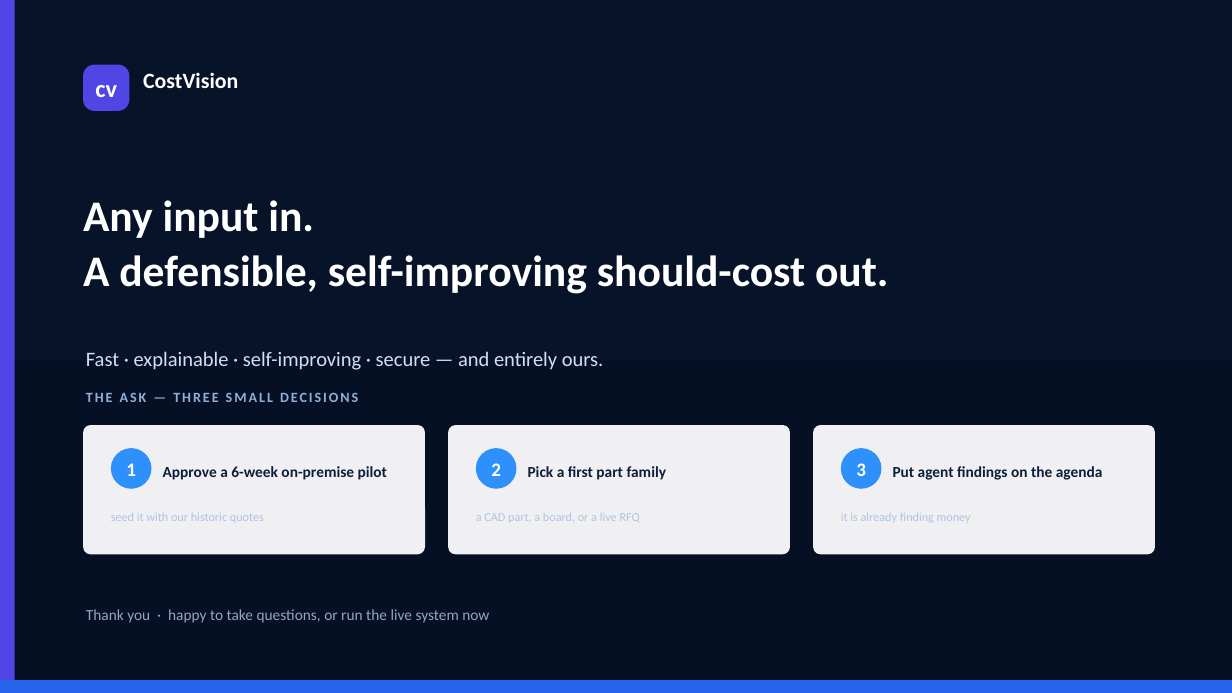
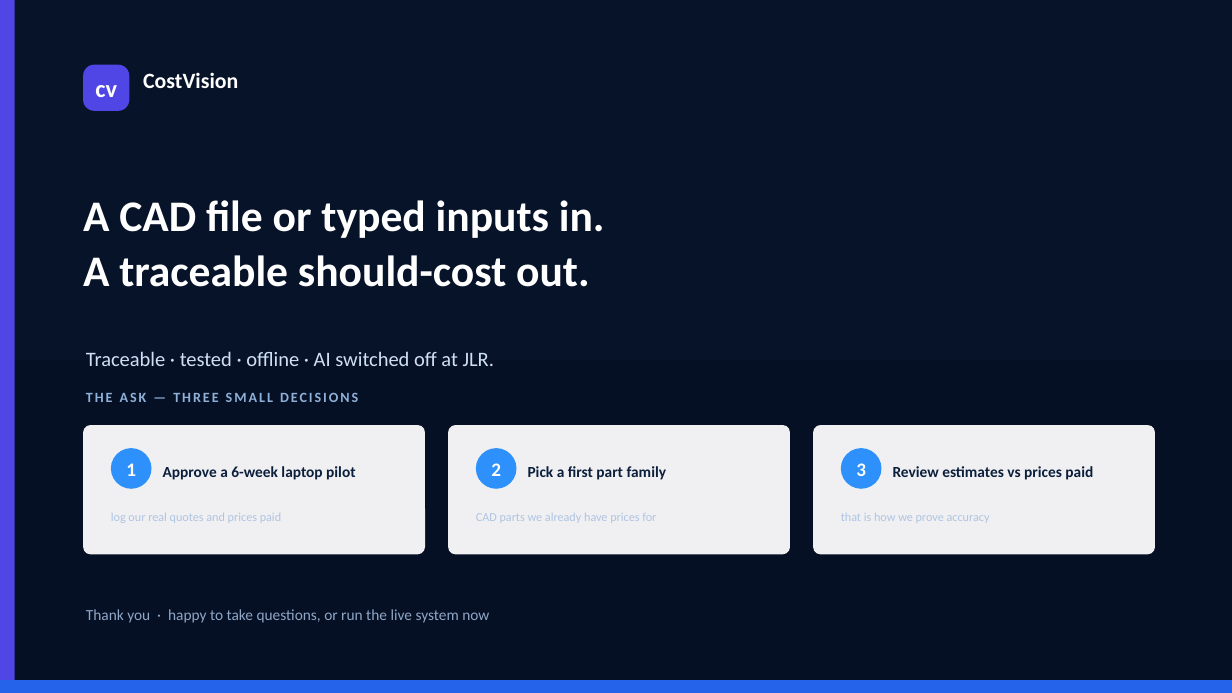
Before and after one commit to bhosaleavinash546/leamington-marathi, a slide deck: slide 15 of CostVision-Executive-Summary.pptx. Drawn at 1232x693 pixels with LibreOffice and Linux fonts; fonts in the diff are those of the drawing; background and template pictures are left out; a plain dark background stands for a picture behind light text. Boxes give left, top, right and bottom in pixels: in the first picture for what was removed or moved away, otherwise in the second. Text is boxed around its words. In the diff, an @@ line names an element or a change of style, - is before the commit and + after.

```diff
--- a/CostVision-Executive-Summary.pptx
+++ b/CostVision-Executive-Summary.pptx
@@ text at [83, 200, 605, 287]: text changed @@
-Any input in.
-A defensible, self-improving should-cost out.
+A CAD file or typed inputs in.
+A traceable should-cost out.
@@ text at [86, 351, 494, 366]: text changed @@
-Fast · explainable · self-improving · secure — and entirely ours.
+Traceable · tested · offline · AI switched off at JLR.
@@ text at [163, 466, 355, 480]: text changed @@
-Approve a 6-week on-premise pilot
+Approve a 6-week laptop pilot
@@ text at [893, 466, 1093, 480]: text changed @@
-Put agent findings on the agenda
+Review estimates vs prices paid
@@ text at [111, 513, 281, 523]: text changed @@
-seed it with our historic quotes
+log our real quotes and prices paid
@@ text at [476, 513, 656, 523]: text changed @@
-a CAD part, a board, or a live RFQ
+CAD parts we already have prices for
@@ text at [841, 513, 990, 523]: text changed @@
-it is already finding money
+that is how we prove accuracy
```
Also in this commit, not shown: 14 other slides changed.
